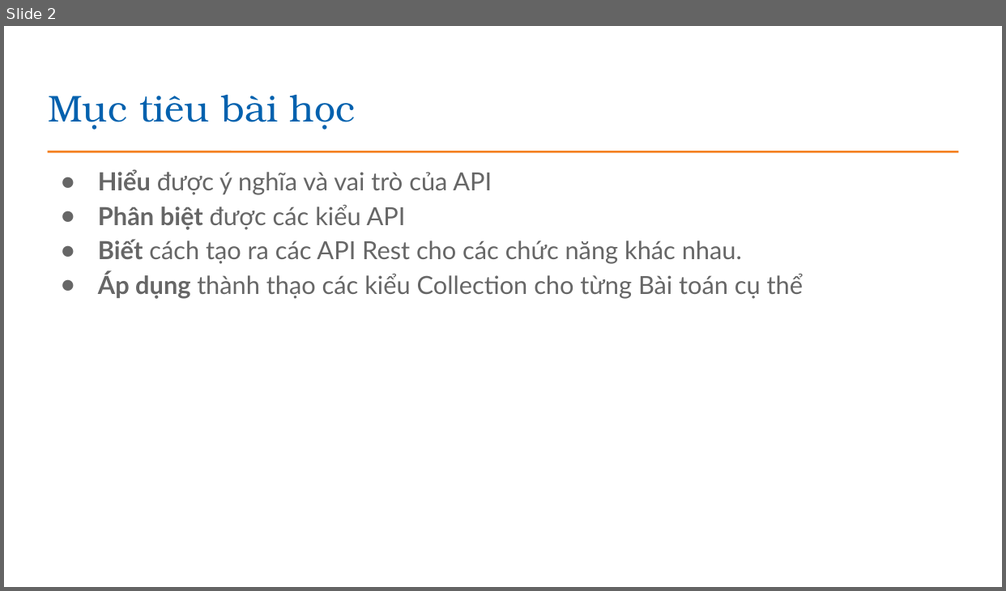
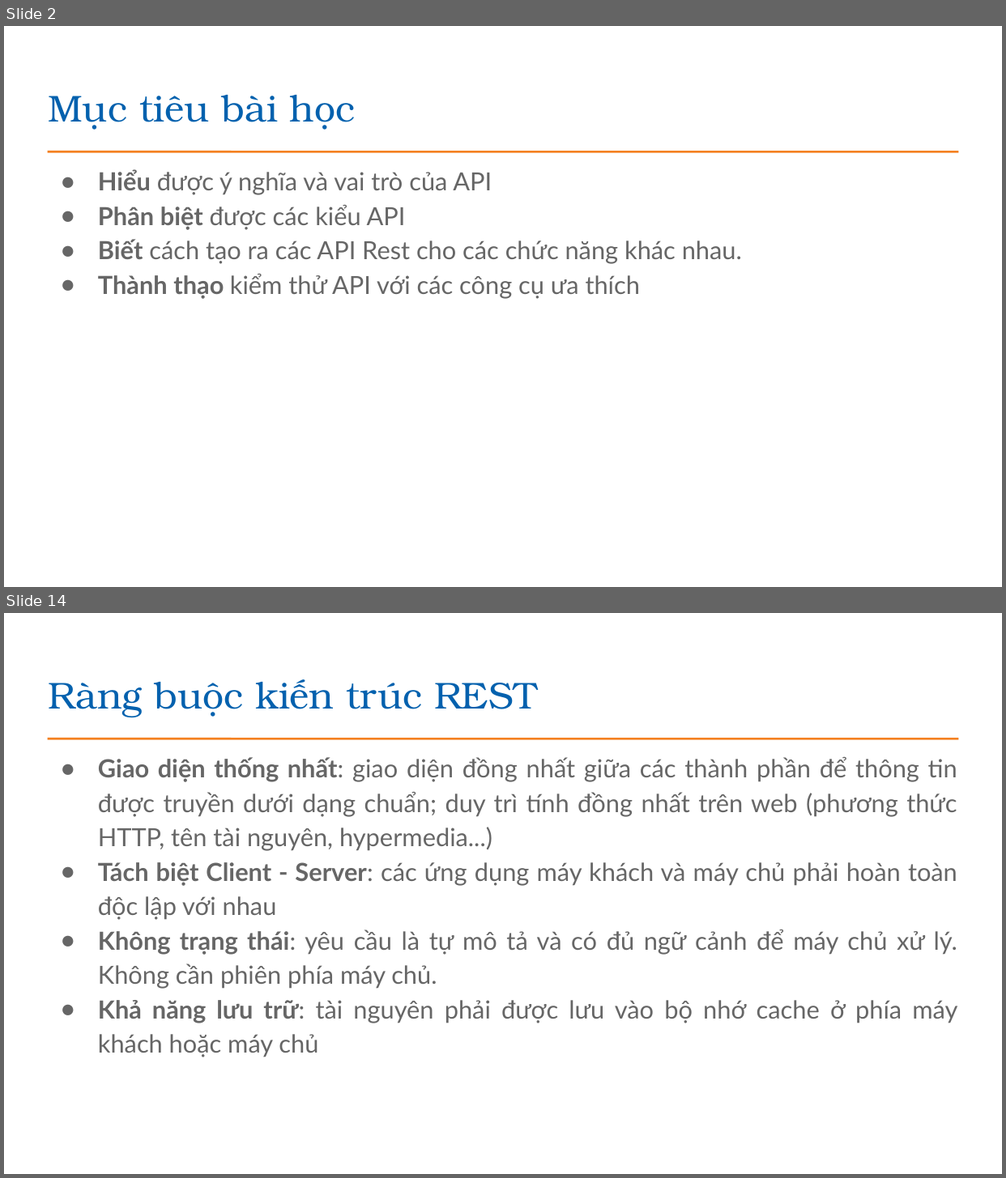
Before and after one commit to EdisonTechnologyAcademy/Java---Construction, a slide deck: presentations/Bài 23_Xay dung cac API Rest.pptx. Shown one above the other, each under a label of ours: slide 2 before the commit, slides 2 and 14 after it; the slides between them are not shown. The pictures are 1006x591 and 1006x1178 pixels, drawn with LibreOffice and Linux fonts; fonts in the diff are those of the drawing; background and template pictures are left out. Boxes give left, top, right and bottom in pixels: in the first picture for what was removed or moved away, otherwise in the second. Text is boxed around its words. In the diff, an @@ line names an element or a change of style, - is before the commit and + after.

```diff
--- a/presentations/Bài 23_Xay dung cac API Rest.pptx
+++ b/presentations/Bài 23_Xay dung cac API Rest.pptx
@@ slide 14 added at [4,613,1002,1174], background #FFFFFF; not listed: 1 template element that a slide beside it also shows @@
@@ title added at [48,679,538,717], 27 pt, text #0361AE @@
+Ràng buộc kiến trúc REST
@@ text added at [98,757,957,1058], 18 pt, text #666666 @@
+● Giao diện thống nhất: giao diện đồng nhất giữa các thành phần để thông tin được truyền dưới dạng chuẩn; duy trì tính đồng nhất trên web (phương thức HTTP, tên tài nguyên, hypermedia...)
+● Tách biệt Client - Server: các ứng dụng máy khách và máy chủ phải hoàn toàn độc lập với nhau
+● Không trạng thái: yêu cầu là tự mô tả và có đủ ngữ cảnh để máy chủ xử lý. Không cần phiên phía máy chủ.
+● Khả năng lưu trữ: tài nguyên phải được lưu vào bộ nhớ cache ở phía máy khách hoặc máy chủ
@@ slide 2 changed as well @@
@@ text at [98,274,640,299]: text changed @@
-● Áp dụng thành thạo các kiểu Collection cho từng Bài toán cụ thể
+● Thành thạo kiểm thử API với các công cụ ưa thích
```
Also in this commit, not shown: 3 other slides changed, 36 other slides added, 39 slides removed, 1 other file.
